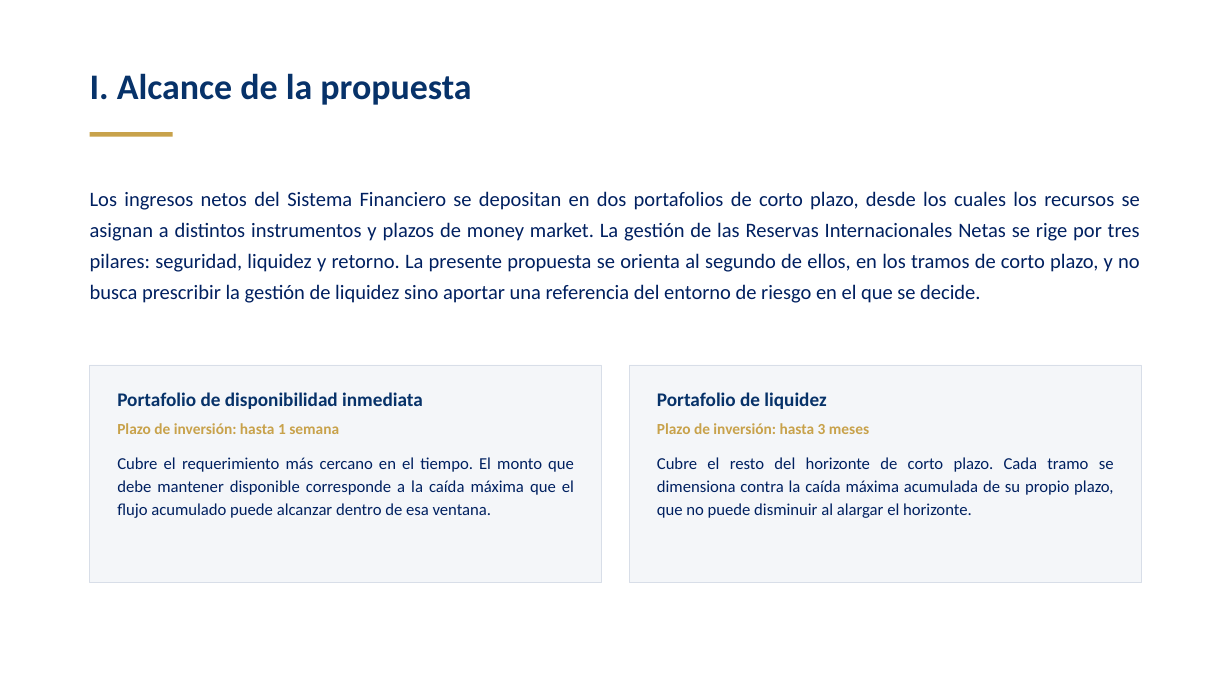
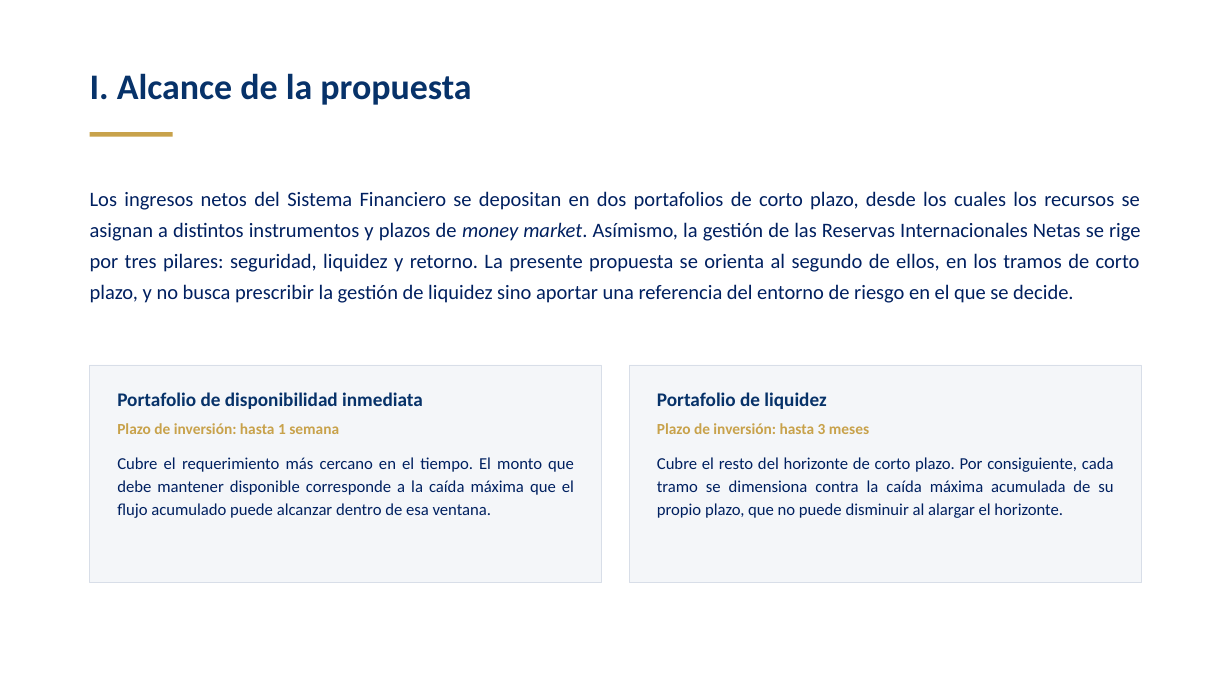
Before and after one commit to Diego2141/Sistema-Inteligente, a slide deck: slide 2 of Requerimientos_de_Liquidez.pptx. Drawn at 1232x693 pixels with LibreOffice and Linux fonts; fonts in the diff are those of the drawing. Boxes give left, top, right and bottom in pixels: in the first picture for what was removed or moved away, otherwise in the second. Text is boxed around its words. In the diff, an @@ line names an element or a change of style, - is before the commit and + after.

```diff
--- a/Requerimientos_de_Liquidez.pptx
+++ b/Requerimientos_de_Liquidez.pptx
@@ text at [90,191,1140,303]: text changed @@
-Los ingresos netos del Sistema Financiero se depositan en dos portafolios de corto plazo, desde los cuales los recursos se asignan a distintos instrumentos y plazos de money market. La gestión de las Reservas Internacionales Netas se rige por tres pilares: seguridad, liquidez y retorno. La presente propuesta se orienta al segundo de ellos, en los tramos de corto plazo, y no busca prescribir la gestión de liquidez sino aportar una referencia del entorno de riesgo en el que se decide.
+Los ingresos netos del Sistema Financiero se depositan en dos portafolios de corto plazo, desde los cuales los recursos se asignan a distintos instrumentos y plazos de money market. Asímismo, la gestión de las Reservas Internacionales Netas se rige por tres pilares: seguridad, liquidez y retorno. La presente propuesta se orienta al segundo de ellos, en los tramos de corto plazo, y no busca prescribir la gestión de liquidez sino aportar una referencia del entorno de riesgo en el que se decide.
@@ text at [657,457,1114,518]: text changed @@
-Cubre el resto del horizonte de corto plazo. Cada tramo se dimensiona contra la caída máxima acumulada de su propio plazo, que no puede disminuir al alargar el horizonte.
+Cubre el resto del horizonte de corto plazo. Por consiguiente, cada tramo se dimensiona contra la caída máxima acumulada de su propio plazo, que no puede disminuir al alargar el horizonte.
```
Also in this commit, not shown: 6 other slides changed, 3 slides added.
